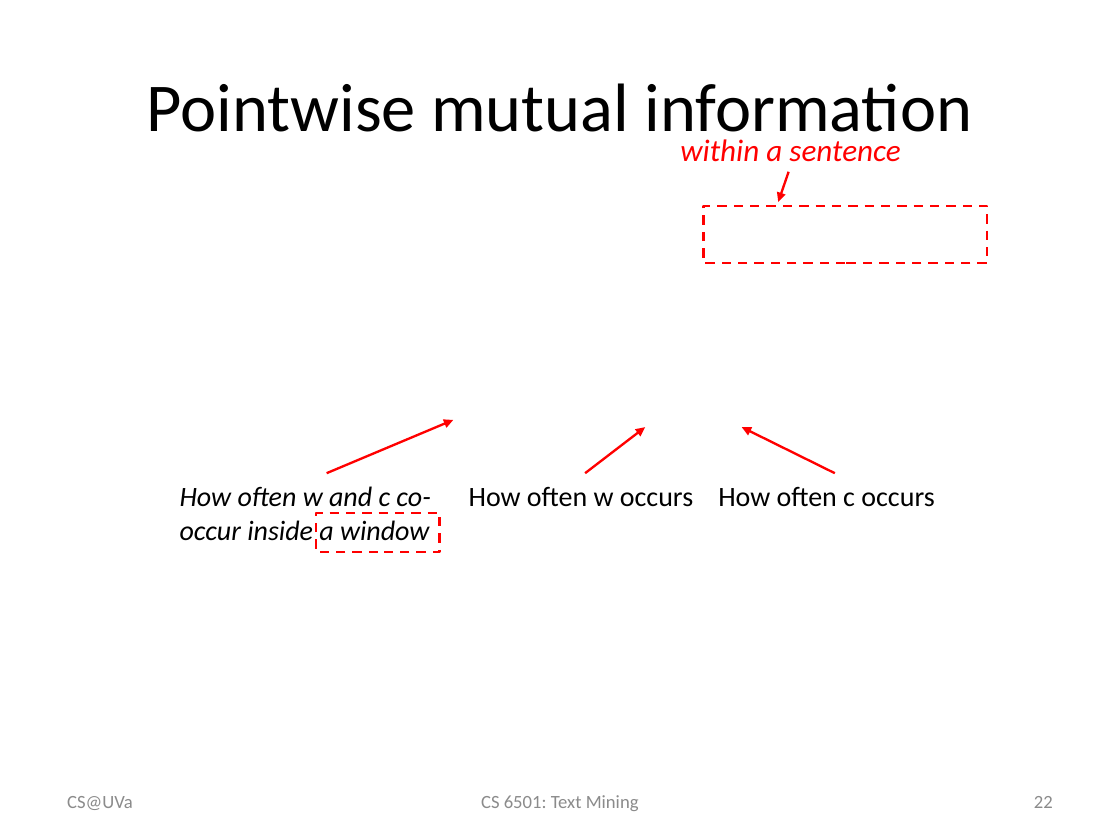
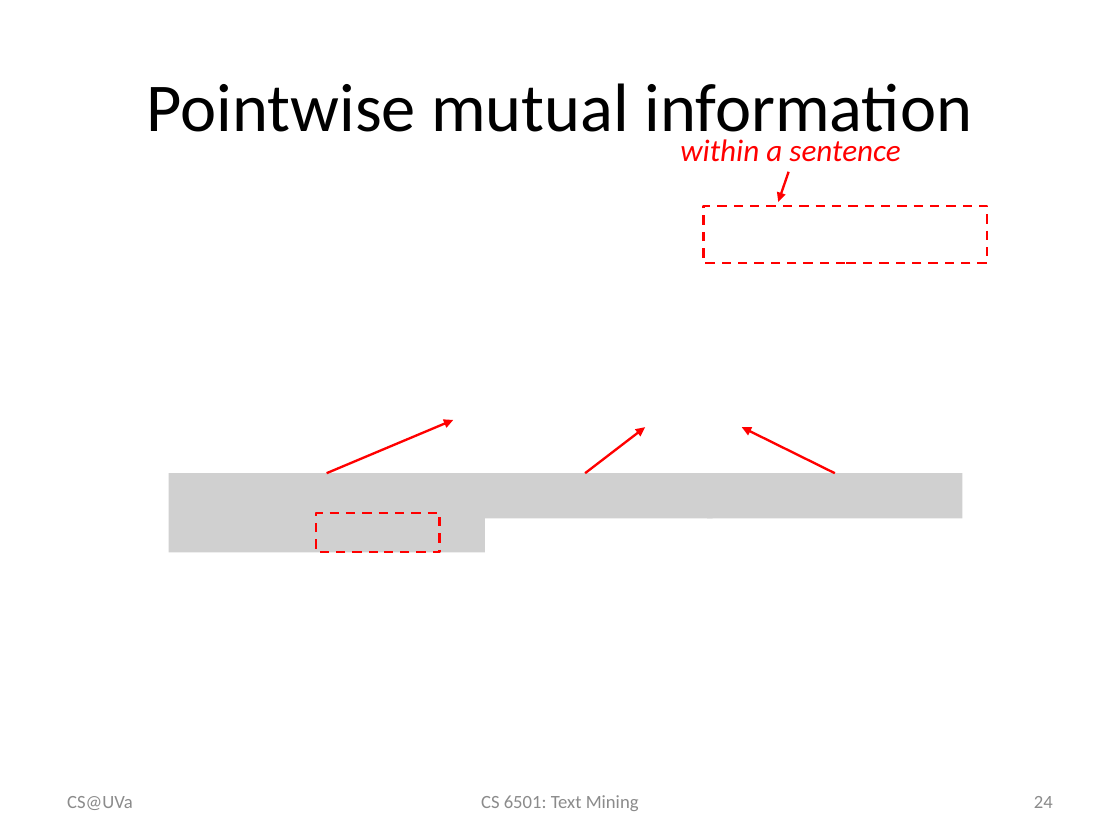
Before and after one commit to wang296/CS6501-Text-Mining, a slide deck: slide 24 of docs/LexicalSemanticsWordSenses.pptx (slide 22 before the commit). Drawn at 1120x840 pixels with LibreOffice and Linux fonts; fonts in the diff are those of the drawing; grey boxes stand for pictures. Boxes give left, top, right and bottom in pixels: in the first picture for what was removed or moved away, otherwise in the second. Text is boxed around its words. In the diff, an @@ line names an element or a change of style, - is before the commit and + after.

```diff
--- a/docs/LexicalSemanticsWordSenses.pptx
+++ b/docs/LexicalSemanticsWordSenses.pptx
@@ picture added at [168, 473, 484, 552] @@
@@ picture added at [458, 473, 713, 517] @@
@@ picture added at [707, 473, 962, 517] @@
@@ text removed at [180, 486, 430, 541] @@
-How often w and c co-occur inside a window
@@ text removed at [469, 486, 693, 507] @@
-How often w occurs
@@ text removed at [718, 486, 934, 507] @@
-How often c occurs
@@ page number at [1034, 796, 1053, 808]: text changed @@
-22
+24
```
Also in this commit, not shown: 2 other slides changed, 2 slides added, 6 other files.
